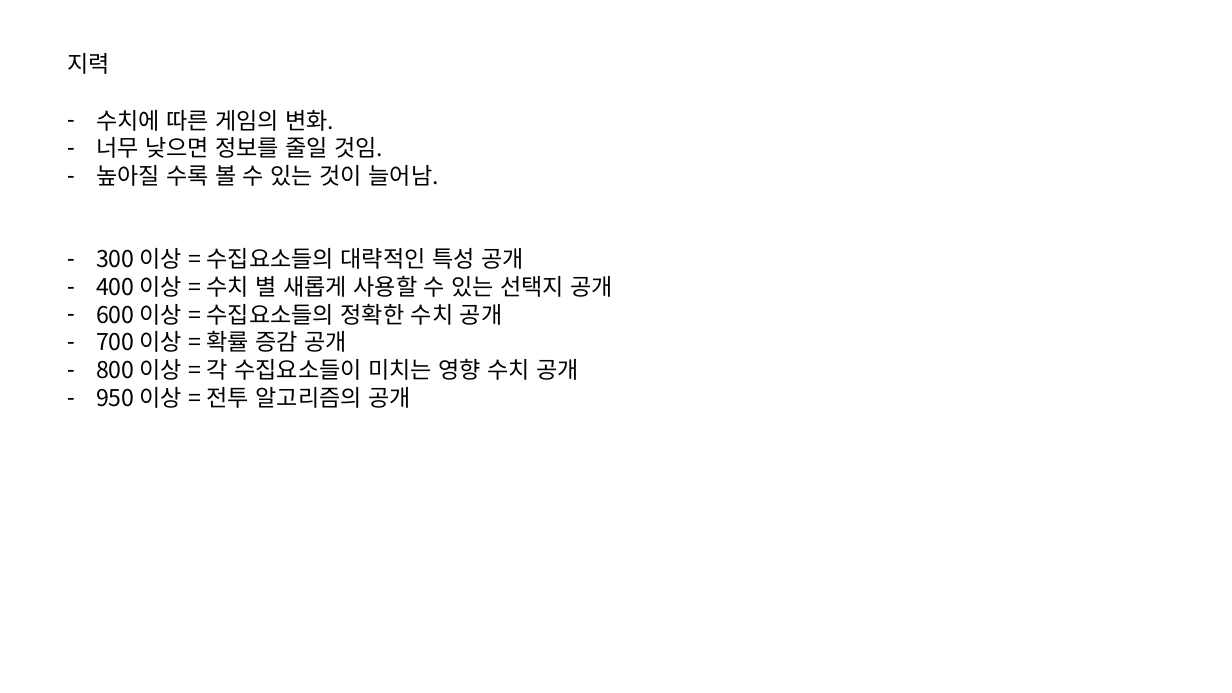
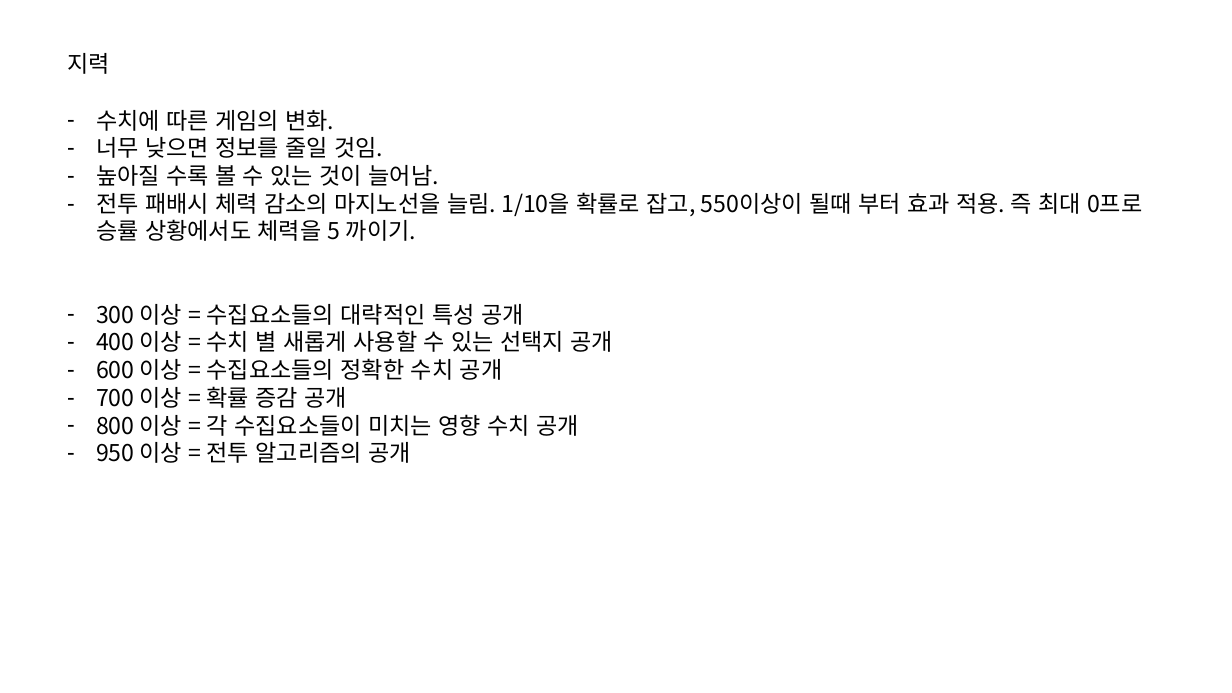
Before and after one commit to IdfKLeh/capstone, a slide deck: slide 3 of 육성.pptx. Drawn at 1232x693 pixels with LibreOffice and Linux fonts; fonts in the diff are those of the drawing. Boxes give left, top, right and bottom in pixels: in the first picture for what was removed or moved away, otherwise in the second. Text is boxed around its words. In the diff, an @@ line names an element or a change of style, - is before the commit and + after.

```diff
--- a/육성.pptx
+++ b/육성.pptx
@@ text at box(96, 192, 1142, 241): paragraph added @@
+– 전투 패배시 체력 감소의 마지노선을 늘림. 1/10을 확률로 잡고, 550이상이 될때 부터 효과 적용. 즉 최대 0프로 승률 상황에서도 체력을 5 까이기.
```
Also in this commit, not shown: 2 other slides changed, 2 other files.
